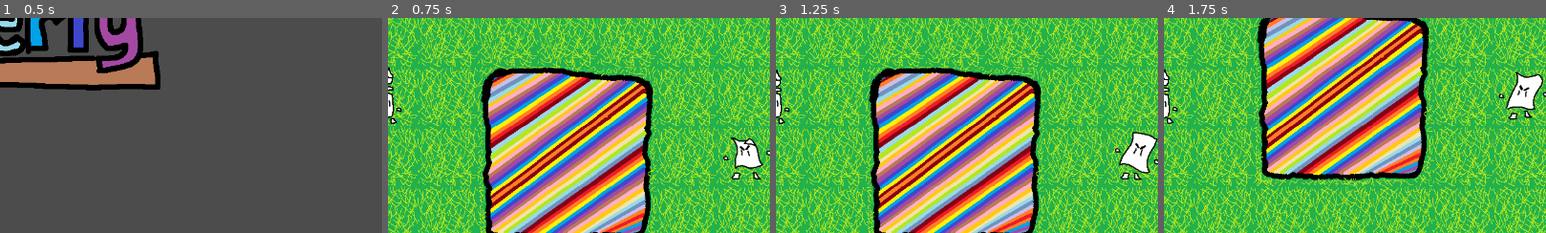
Above: before the commit, frames 1-4 (left to right).
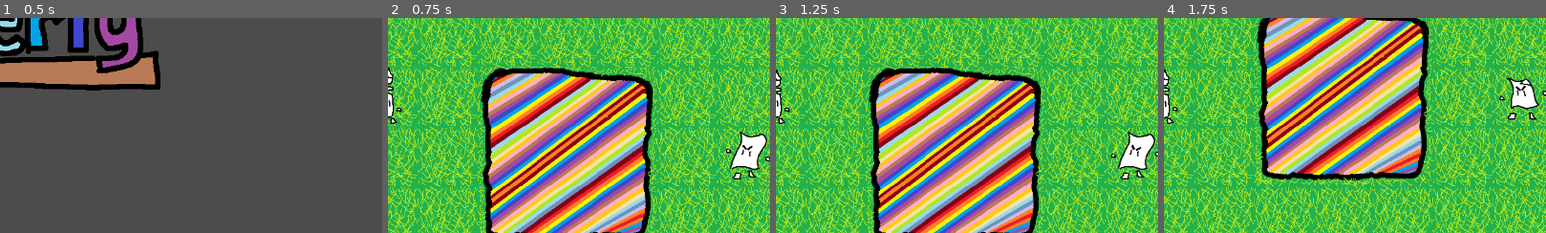
Above: after the commit, the same moments.

Repository: Melaisi/PaintGame
Game: Godot game, scene res://Scenes/Title/MainMenu.tscn
Two runs of this game, one before a commit and one after it. Both use one fixed random seed, a clock stepped at 60 frames per second and the inputs below.
Inputs (mouse positions are % of the whole screen's width and height, from its top left):
- Up to frame 1 (0.5 s): no input
- Up to frame 2 (0.75 s): tap Enter at 0.5 s; move the mouse to (41, 70) at 0.52 s; hold Right (ui_right) from 0.53 s (still down); click (41, 70) at 0.67 s
- Up to frame 3 (1.25 s): keep holding Right (ui_right)
- Up to frame 4 (1.75 s): move the mouse to (30, 55) at 1.27 s; release Right (ui_right) at 1.28 s; hold Down (ui_down) from 1.28 s (still down)
The pictures show only the part of the screen within x 50-100%, y 32-82%; the shares and areas given below are measured in that part.

Frame 1 is identical in both runs. In frame 2, 1.1% of the frame differs, in the area x 87-100%, y 52-76%; in frame 3, 0.9%; in frame 4, 1.0%.

Commit message:
Add enemy script to update its state based on global variable when loaded to the scene ..

Diff:
--- /dev/null
+++ b/Scenes/Party/Enemy/Enemy.gd
@@ -0,0 +1,25 @@
+extends Area2D
+
+
+# Declare member variables here. Examples:
+# var a = 2
+# var b = "text"
+
+var current_state = "none"
+# Called when the node enters the scene tree for the first time.
+func _ready():
+	update_state()
+
+func update_state():
+	# update state of player from global script
+	current_state = get_node("/root/Global").enemy_state
+
+	# Make sure both state not visible
+	get_node("notHappy").visible = false
+	get_node("Happy").visible = false
+
+	# toogle visibility based on global state
+	if current_state == "HAPPY":
+		get_node("Happy").visible = true
+	else:
+		get_node("notHappy").visible = true
--- a/Scenes/Party/Enemy/Enemy.tscn
+++ b/Scenes/Party/Enemy/Enemy.tscn
@@ -1,9 +1,10 @@
-[gd_scene load_steps=7 format=2]
+[gd_scene load_steps=8 format=2]
 
 [ext_resource path="res://Art/To be used/Characters/enemyPaper_04.png" type="Texture" id=1]
 [ext_resource path="res://Art/To be used/Characters/enemyPaper_01.png" type="Texture" id=2]
 [ext_resource path="res://Art/To be used/Characters/enemyPaper_03.png" type="Texture" id=3]
 [ext_resource path="res://Art/To be used/Characters/enemyPaper_02.png" type="Texture" id=4]
+[ext_resource path="res://Scenes/Party/Enemy/Enemy.gd" type="Script" id=5]
 
 [sub_resource type="SpriteFrames" id=1]
 animations = [ {
@@ -16,12 +17,20 @@
 [sub_resource type="RectangleShape2D" id=2]
 extents = Vector2( 27, 46 )
 
-[node name="Enemy_NotHappy" type="Area2D"]
+[node name="Enemy" type="Area2D"]
+script = ExtResource( 5 )
 
-[node name="AnimatedSprite" type="AnimatedSprite" parent="."]
+[node name="notHappy" type="AnimatedSprite" parent="."]
 frames = SubResource( 1 )
 animation = "Idle"
-frame = 2
+frame = 1
+playing = true
+
+[node name="Happy" type="AnimatedSprite" parent="."]
+visible = false
+frames = SubResource( 1 )
+animation = "Idle"
+frame = 1
 playing = true
 
 [node name="CollisionShape2D" type="CollisionShape2D" parent="."]
